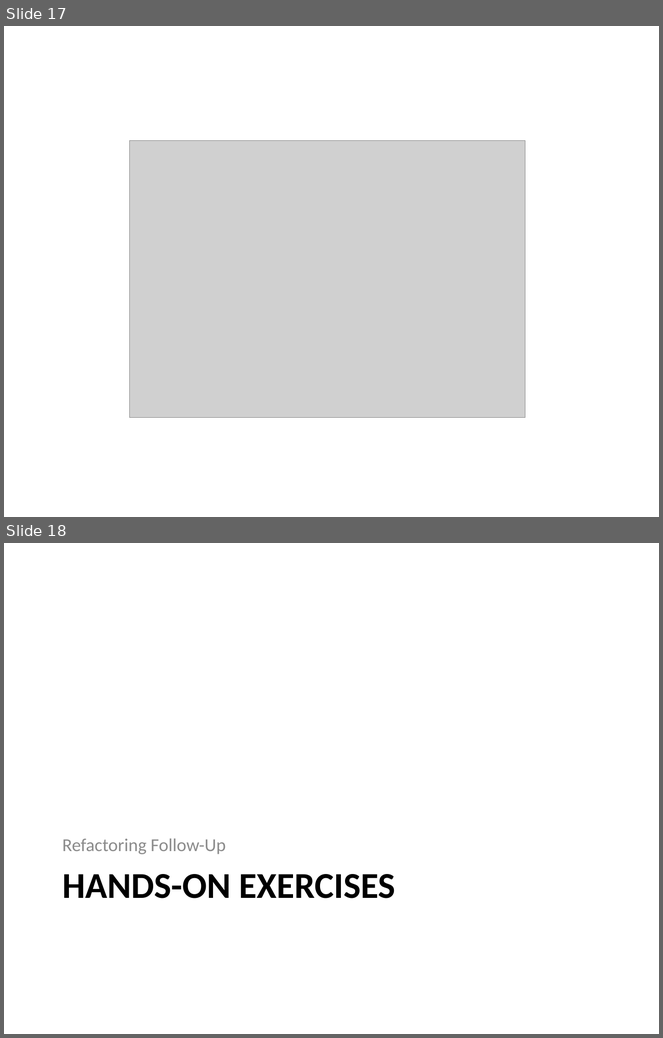
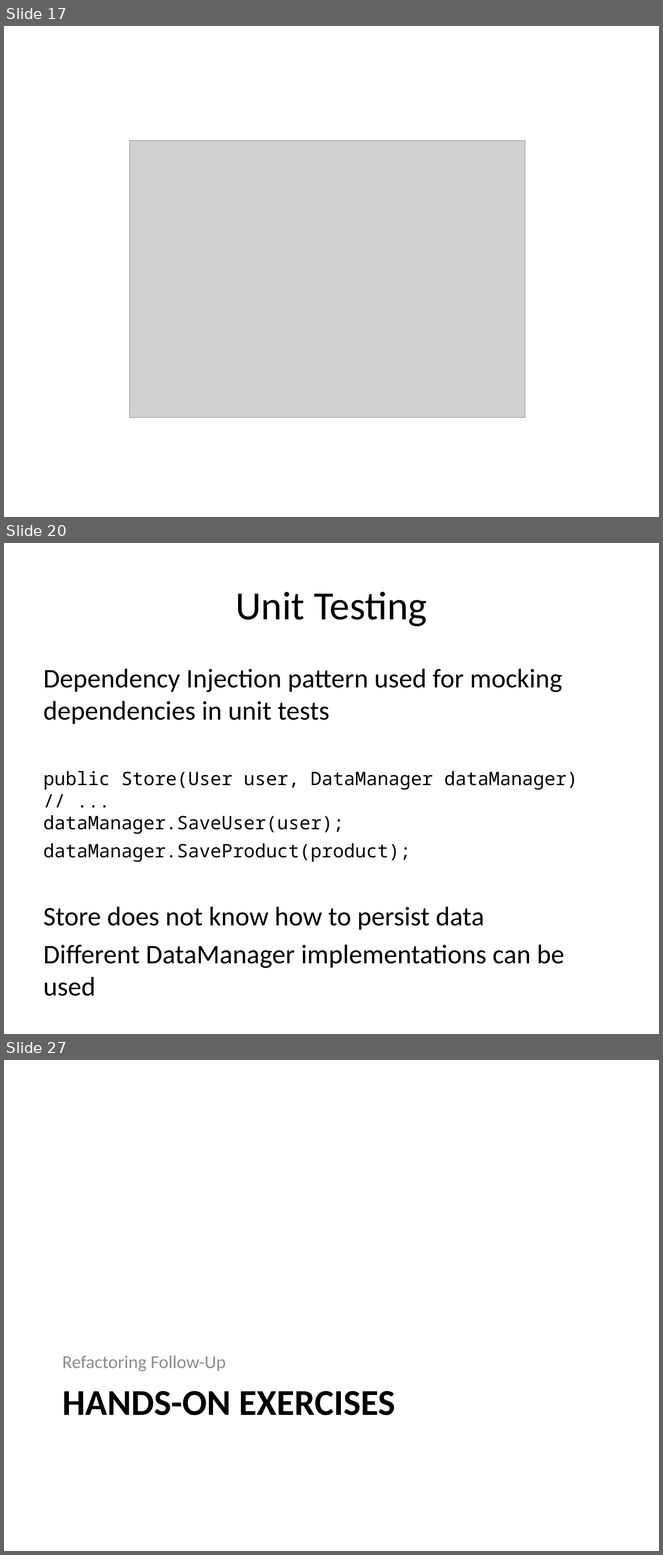
Before and after one commit to bkraitberg/refactoring-training-2.0, a slide deck: Docs/Refactoring-2.0.pptx. Shown one above the other, each under a label of ours: slides 17 and 18 before the commit, slides 17, 20 and 27 after it; the slides between them are not shown. The pictures are 663x1038 and 663x1555 pixels, drawn with LibreOffice and Linux fonts; fonts in the diff are those of the drawing; grey boxes stand for pictures. Boxes give left, top, right and bottom in pixels: in the first picture for what was removed or moved away, otherwise in the second. Text is boxed around its words. In the diff, an @@ line names an element or a change of style, - is before the commit and + after.

```diff
--- a/Docs/Refactoring-2.0.pptx
+++ b/Docs/Refactoring-2.0.pptx
@@ slide 20 added at box(4, 543, 659, 1034), background #FFFFFF @@
@@ title added at box(236, 591, 427, 627), 44 pt, text #000000 @@
+Unit Testing
@@ text added at box(44, 669, 578, 968), 29.6 pt, text #000000 @@
+Dependency Injection pattern used for mocking dependencies in unit tests
+public Store(User user, DataManager dataManager)
+// ...
+dataManager.SaveUser(user);
+dataManager.SaveProduct(product);
+Store does not know how to persist data
+Different DataManager implementations can be used
@@ what was slide 18 is now slide 27 @@
```
Also in this commit, not shown: 1 slide changed, 8 other slides added.
